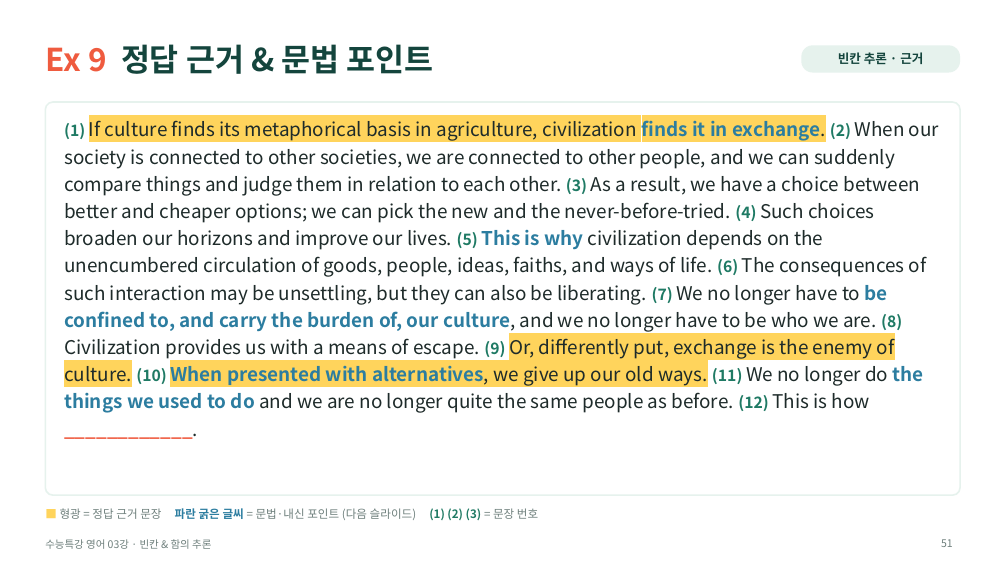
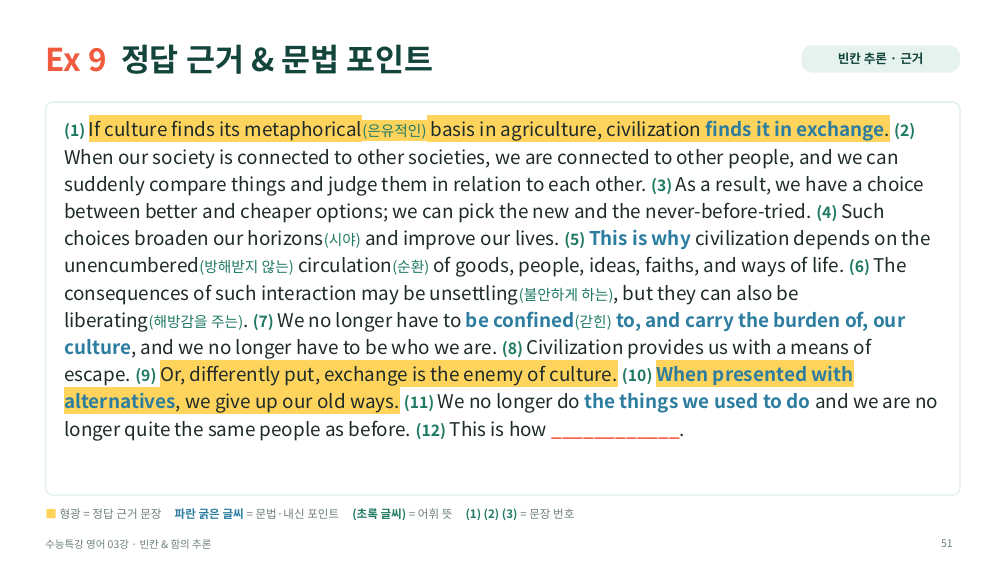
Before and after one commit to HUFSDavid/HUFSDavid, a slide deck: slide 51 of 수능특강_영어_03강_수업PPT.pptx. Drawn at 1008x567 pixels with LibreOffice and Linux fonts; fonts in the diff are those of the drawing. Boxes give left, top, right and bottom in pixels: in the first picture for what was removed or moved away, otherwise in the second. Text is boxed around its words. In the diff, an @@ line names an element or a change of style, - is before the commit and + after.

```diff
--- a/수능특강_영어_03강_수업PPT.pptx
+++ b/수능특강_영어_03강_수업PPT.pptx
@@ text at (64, 117, 938, 441): text changed @@
-(1) If culture finds its metaphorical basis in agriculture, civilization finds it in exchange. (2) When our society is connected to other societies, we are connected to other people, and we can suddenly compare things and judge them in relation to each other. (3) As a result, we have a choice between better and cheaper options; we can pick the new and the never-before-tried. (4) Such choices broaden our horizons and improve our lives. (5) This is why civilization depends on the unencumbered circulation of goods, people, ideas, faiths, and ways of life. (6) The consequences of such interaction may be unsettling, but they can also be liberating. (7) We no longer have to be confined to, and carry the burden of, our culture, and we no longer have to be who we are. (8) Civilization provides us with a means of escape. (9) Or, differently put, exchange is the enemy of culture. (10) When presented with alternatives, we give up our old ways. (11) We no longer do the things we used to do and we are no longer quite the same people as before. (12) This is how ____________.
+(1) If culture finds its metaphorical(은유적인) basis in agriculture, civilization finds it in exchange. (2) When our society is connected to other societies, we are connected to other people, and we can suddenly compare things and judge them in relation to each other. (3) As a result, we have a choice between better and cheaper options; we can pick the new and the never-before-tried. (4) Such choices broaden our horizons(시야) and improve our lives. (5) This is why civilization depends on the unencumbered(방해받지 않는) circulation(순환) of goods, people, ideas, faiths, and ways of life. (6) The consequences of such interaction may be unsettling(불안하게 하는), but they can also be liberating(해방감을 주는). (7) We no longer have to be confined(갇힌) to, and carry the burden of, our culture, and we no longer have to be who we are. (8) Civilization provides us with a means of escape. (9) Or, differently put, exchange is the enemy of culture. (10) When presented with alternatives, we give up our old ways. (11) We no longer do the things we used to do and we are no longer quite the same people as before. (12) This is how ____________.
@@ text at (60, 508, 574, 520): text changed @@
-■ 형광 = 정답 근거 문장 파란 굵은 글씨 = 문법·내신 포인트 (다음 슬라이드) (1) (2) (3) = 문장 번호
+■ 형광 = 정답 근거 문장 파란 굵은 글씨 = 문법·내신 포인트 (초록 글씨) = 어휘 뜻 (1) (2) (3) = 문장 번호
```
Also in this commit, not shown: 11 other slides changed.
